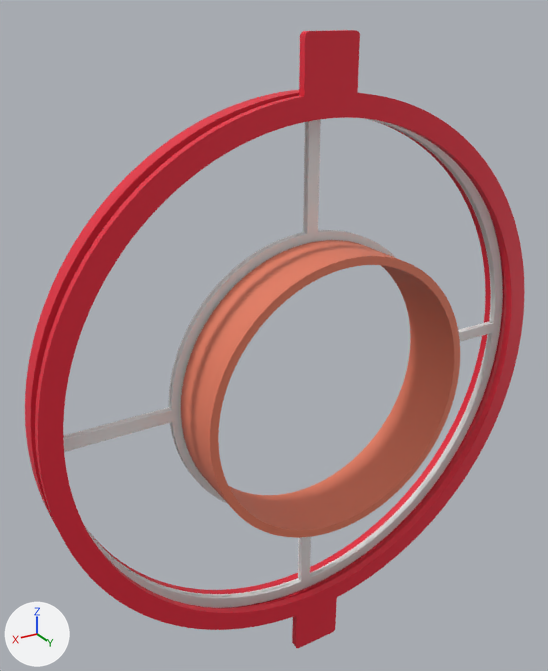
Renders of the Blender file Godox AR400 Polarizer Mount - 5432920/Godox_Flash_Polarizer.blend from each side of a commit.
Rendered twice from a 50 mm lens placed at (130.0, 211.0, 215.0), pointed at (10.0, 12.0, 116.0). The lights are fixed; the arrows at lower left show +X, +Y and +Z.

Names of what the first picture shows: 'Center Support', 'Inner Loop', 'Outer Loop', 'Outer Loop Lid'.
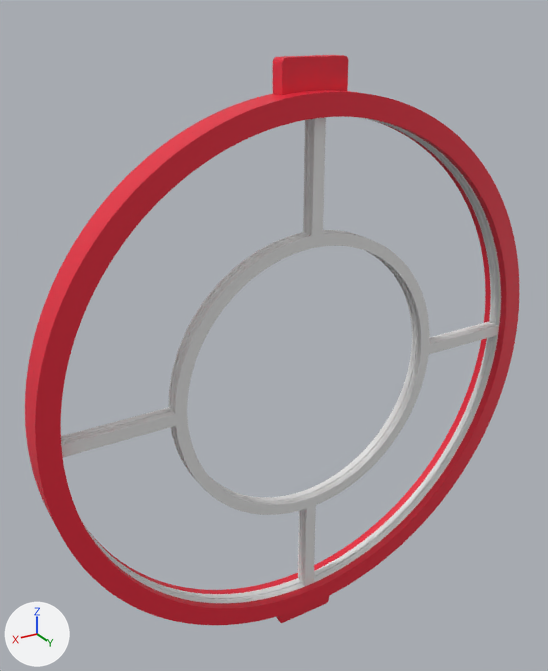
Commit message: more support to hold the filter

Patch to the scene script:
```diff
--- a/Godox AR400 Polarizer Mount - 5432920/Godox_Flash_Polarizer.blend.py
+++ b/Godox AR400 Polarizer Mount - 5432920/Godox_Flash_Polarizer.blend.py
@@ me_circle_007 @@
 # used by ob_outer_loop; location = (0.0, 14.6, 100.0); rotation_euler = (1.571, 0.0, 0.0), in degrees (90, 0, 0); scale = (1.0, 1.0, 1.0)
-me_circle_007.from_pydata(...)  # 1308 vertices, 1228 faces; spans x 0.0..93.4, y 0.0..93.4, z -4.5..1.6
+me_circle_007.from_pydata(...)  # 698 vertices, 685 faces; spans x 0.0..93.4, y 0.0..102.7, z -3.6..1.6
+# me_circle_007 part 1: 210 vertices moved from x 0.0..90.5, y 0.0..93.4, z -4.5..1.6 to x 0.0..92.4, y 0.0..102.7, z -3.6..1.6; 715 vertices removed from x 0.0..93.4, y 0.0..93.4, z -4.5..1.6; 105 vertices added at x 0.0..93.4, y 0.0..102.7, z -3.6..1.6
 me_circle_007.materials.append(mat_material_002)
@@ me_circle_004 @@
+me_circle_004.from_pydata(...)  # 516 vertices, 384 faces; spans x 0.0..90.5, y 0.0..90.5, z -0.3..1.2
+me_circle_004.polygons.foreach_set('use_smooth', [True] * 384)
+me_circle_004.materials.append(mat_material_001)  # white #e7e7e7
@@ me_circle_001 @@
+me_circle_001.from_pydata(...)  # 710 vertices, 702 faces; spans x 0.0..93.4, y 0.0..93.4, z -9.3..1.6
+me_circle_001.polygons.foreach_set('use_smooth', [True] * 702)
+me_circle_001.materials.append(mat_material_002)  # red #e7243b
@@ ob_inner_loop @@
 ob_inner_loop.rotation_euler = (1.571, 0.0, 0.0)  # degrees (90, 0, 0)
+ob_inner_loop.hide_set(True)
@@ ob_outer_loop_lid @@
 ob_outer_loop_lid.scale = (1.0, 1.0, 1.0)
+ob_outer_loop_lid.hide_set(True)
@@ ob_center_support_001 @@
+ob_center_support_001 = bpy.data.objects.new('Center Support.001', me_circle_004)
+ob_center_support_001.location = (0.0, 19.8, 100.0)
+ob_center_support_001.rotation_euler = (1.571, 0.0, 0.0)  # degrees (90, 0, 0)
+_m = ob_center_support_001.modifiers.new('Mirror', 'MIRROR')
+_m.use_axis = (True, True, True)
@@ ob_outer_loop_001 @@
+ob_outer_loop_001 = bpy.data.objects.new('Outer Loop.001', me_circle_001)
+ob_outer_loop_001.location = (0.0, 22.2, 100.0)
+ob_outer_loop_001.rotation_euler = (4.712, 0.0, 0.0)  # degrees (270, 0, 0)
+ob_outer_loop_001.scale = (1.0, -1.0, 1.0)
+_m = ob_outer_loop_001.modifiers.new('Mirror', 'MIRROR')
+_m.use_axis = (True, True, False)
```

Location of each change, (x1, y1, x2, y2) in pixels of the pictures (548 x 671 px):
'Outer Loop Lid', hidden (red): before (35, 30, 525, 648)
'Outer Loop.001', added (red): after (30, 90, 519, 625)
'Inner Loop', hidden: before (181, 240, 460, 538)
'Center Support.001', added: after (61, 117, 501, 603)
'Outer Loop', reshaped (10% taller): before (25, 90, 506, 608); after (25, 55, 491, 623)
part 1 of me_circle_007, cut back: before (28, 90, 506, 608); after (28, 55, 468, 623)
